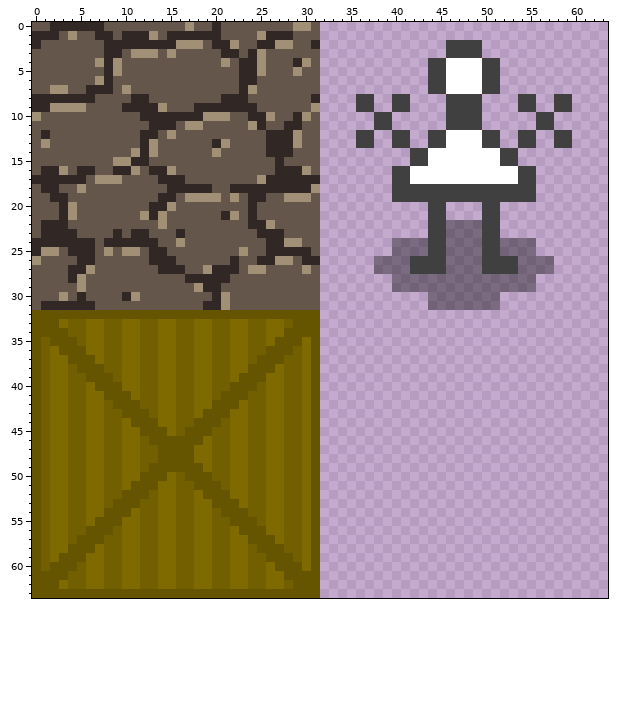
Edited in one commit: pixel-art sprite (images/title.png). That is the earlier state.
The file is 256x256 pixels, drawn in blocks of 4x4; one block is one cell here. Colours within 5 levels of each other are drawn and written as one.
The same view after the edit:
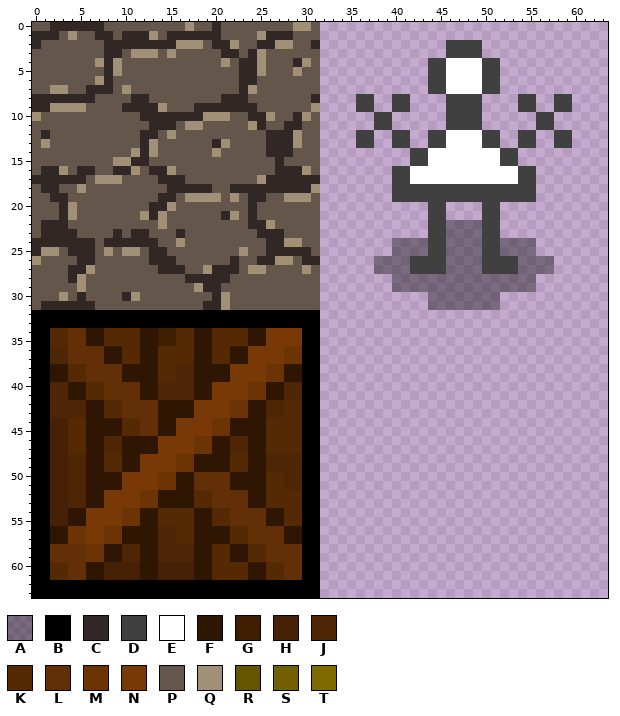
Palette (. is transparent): A #0000005f  B #000000  C #312825  D #404040  E #ffffff  F #2e1602  G #3f1e02  H #462105  J #4e2505  K #562905  L #622f06  M #6c3305  N #783906  P #64564a  Q #a18f76  R #665500  S #725f00  T #7f6a00
Changes in this commit:
Changed rows in their new state; - is an unchanged pixel.
first column x 0:
32 BBBBBBBBBBBBBBBBBBBBBBBBBBBBBBBB
33 BBBBBBBBBBBBBBBBBBBBBBBBBBBBBBBB
34 BBKKLLFFKKKKFFGGKKFFKKKKFFNNNNBB
35 BBKKLLFFKKKKFFGGKKFFKKKKFFNNNNBB
36 BBJJLLLLFFKKFFKKKKFFKKFFNNNNMMBB
37 BBJJLLLLFFKKFFKKKKFFKKFFNNNNMMBB
38 BBFFKKLLLLFFFFKKJJFFFFNNNNMMFFBB
39 BBFFKKLLLLFFFFKKJJFFFFNNNNMMFFBB
40 BBJJFFKKLLLLFFJJJJFFNNNNMMFFJJBB
41 BBJJFFKKLLLLFFJJJJFFNNNNMMFFJJBB
42 BBJJJJFFKKLLLLFFFFNNNNMMFFJJKKBB
43 BBJJJJFFKKLLLLFFFFNNNNMMFFJJKKBB
44 BBHHKKFFFFKKLLFFNNNNMMFFFFKKKKBB
45 BBHHKKFFFFKKLLFFNNNNMMFFFFKKKKBB
46 BBHHKKFFJJFFFFNNNNMMFFJJFFKKKKBB
47 BBHHKKFFJJFFFFNNNNMMFFJJFFKKKKBB
48 BBHHJJFFKKFFNNNNMMFFFFKKFFJJJJBB
49 BBHHJJFFKKFFNNNNMMFFFFKKFFJJJJBB
50 BBHHJJFFFFNNNNMMFFLLLLFFFFKKJJBB
51 BBHHJJFFFFNNNNMMFFLLLLFFFFKKJJBB
52 BBHHJJFFNNNNMMFFFFKKLLLLFFKKKKBB
53 BBHHJJFFNNNNMMFFFFKKLLLLFFKKKKBB
54 BBHHFFNNNNMMFFKKKKFFKKLLLLFFKKBB
55 BBHHFFNNNNMMFFKKKKFFKKLLLLFFKKBB
56 BBFFMMNNMMFFFFJJKKFFFFKKLLLLFFBB
57 BBFFMMNNMMFFFFJJKKFFFFKKLLLLFFBB
58 BBLLLLMMFFJJFFJJJJFFKKFFKKLLLLBB
59 BBLLLLMMFFJJFFJJJJFFKKFFKKLLLLBB
60 BBKKLLFFHHHHFFHHHHFFKKKKFFKKLLBB
61 BBKKLLFFHHHHFFHHHHFFKKKKFFKKLLBB
62 BBBBBBBBBBBBBBBBBBBBBBBBBBBBBBBB
63 BBBBBBBBBBBBBBBBBBBBBBBBBBBBBBBB
Boxes around the changes in both pictures, in picture pixels (x1, y1, x2, y2):
changed: (32, 310, 320, 598)
